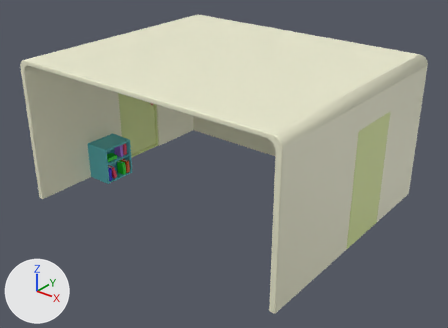
The Blender file Unity/Kykyky-Final-Project/Kykyky/Assets/Models/Furniture/LivingRoom.blend, before and after one commit.
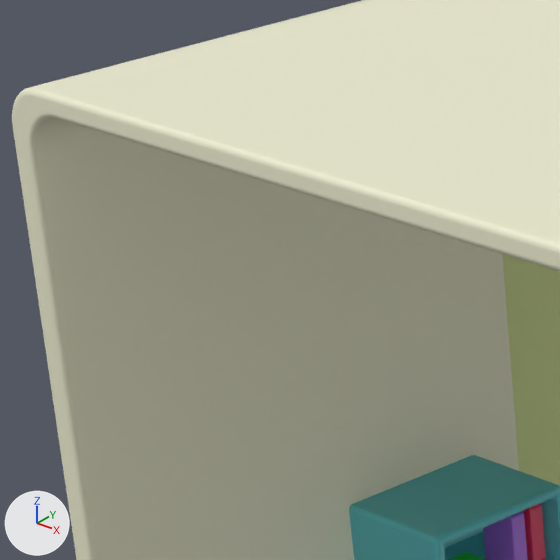
There are two pictures of each version: one whole from a 50 mm lens placed at (6.0, -7.53, 5.33), pointed at (0.14, -0.21, 0.79), one close up on the part from 4% to 29% of the width and 13% to 47% of the height. The axes (+X, +Y, +Z) are drawn at lower left. The lights are the same throughout. The last two pictures show the newer version. The close-ups show mesh edges as thin lines.

In view in the first close-up: 'Boolean', 'Cube.004', 'Cube.005', 'Door1.001', 'Group.001' and 1 more.
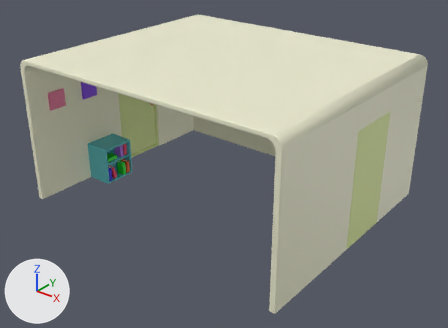
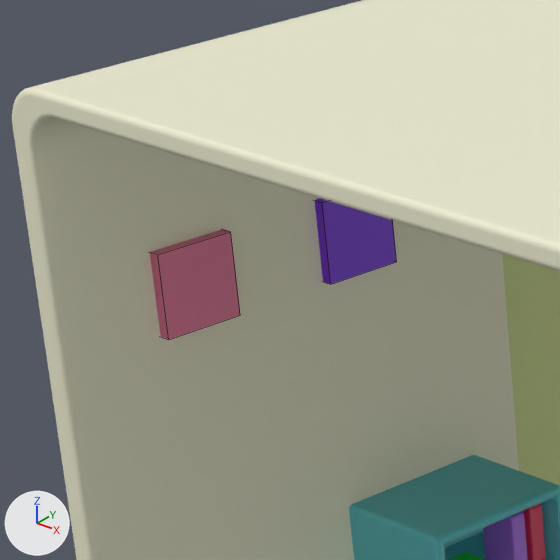
Commit message: Add LivingRoom

The change, as a diff of the scene's bpy script:
```diff
--- a/Unity/Kykyky-Final-Project/Kykyky/Assets/Models/Furniture/LivingRoom.blend.py
+++ b/Unity/Kykyky-Final-Project/Kykyky/Assets/Models/Furniture/LivingRoom.blend.py
@@ mat_paint @@
+mat_paint = principled_material('Paint')
+mat_paint.base_color = (0.204, 0.0218, 0.8)  # purple #7d29e7
@@ mat_paint1 @@
+mat_paint1 = principled_material('Paint1')
+mat_paint1.base_color = (0.8, 0.188, 0.343)  # pink #e7789e
@@ me_cube_003 @@
+me_cube_003.from_pydata(...)  # a box spanning x -1.0..1.0, y -1.0..1.0, z -1.0..1.0
+me_cube_003.materials.append(mat_paint)  # purple #7d29e7
@@ me_cube_002 @@
+me_cube_002.from_pydata(...)  # a box spanning x -1.0..1.0, y -1.0..1.0, z -1.0..1.0
+me_cube_002.materials.append(mat_paint1)  # pink #e7789e
@@ ob_tableau_002 @@
+ob_tableau_002 = bpy.data.objects.new('Tableau.002', me_cube_003)
+ob_tableau_002.location = (-2.408, -0.865, 1.747)
+ob_tableau_002.scale = (0.05, 0.15, 0.15)
@@ ob_tableau_001 @@
+ob_tableau_001 = bpy.data.objects.new('Tableau.001', me_cube_002)
+ob_tableau_001.location = (-2.408, -1.56, 1.747)
+ob_tableau_001.scale = (0.05, 0.15, 0.15)
```

Where the change shows, as pixel boxes (x1, y1, x2, y2) in the close-ups (560 x 560 px):
'Tableau.001', added
    after: (150, 229, 240, 340)
'Tableau.002', added (purple)
    after: (314, 199, 396, 284)
